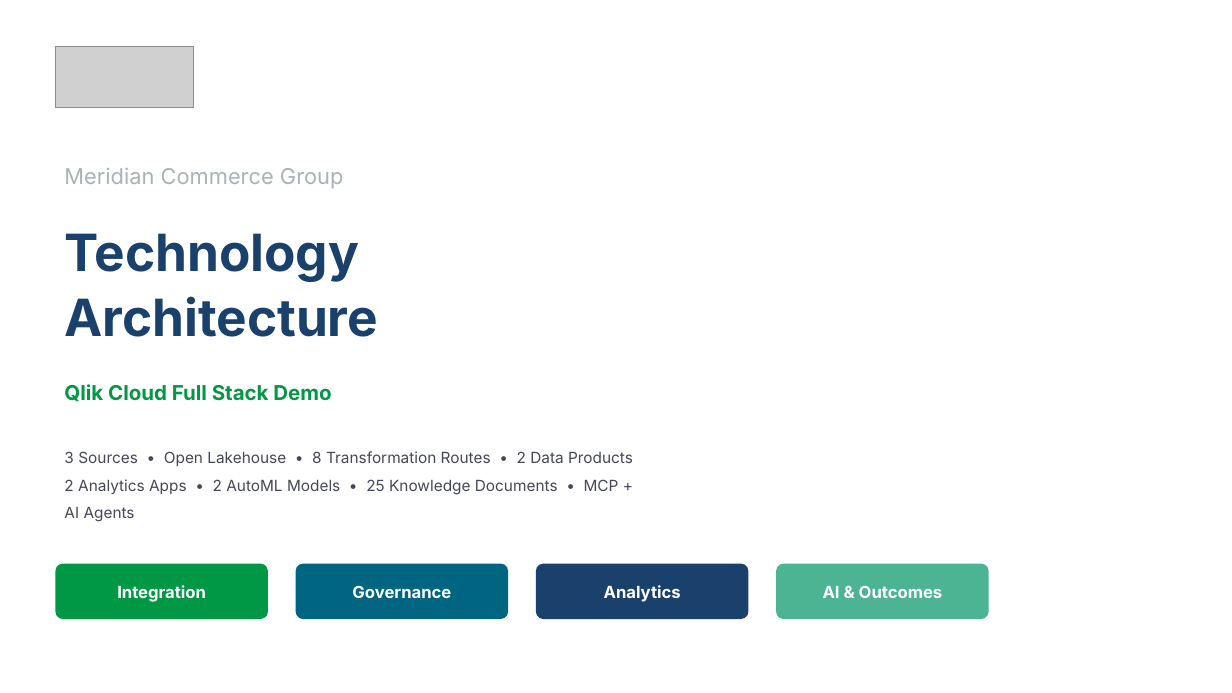
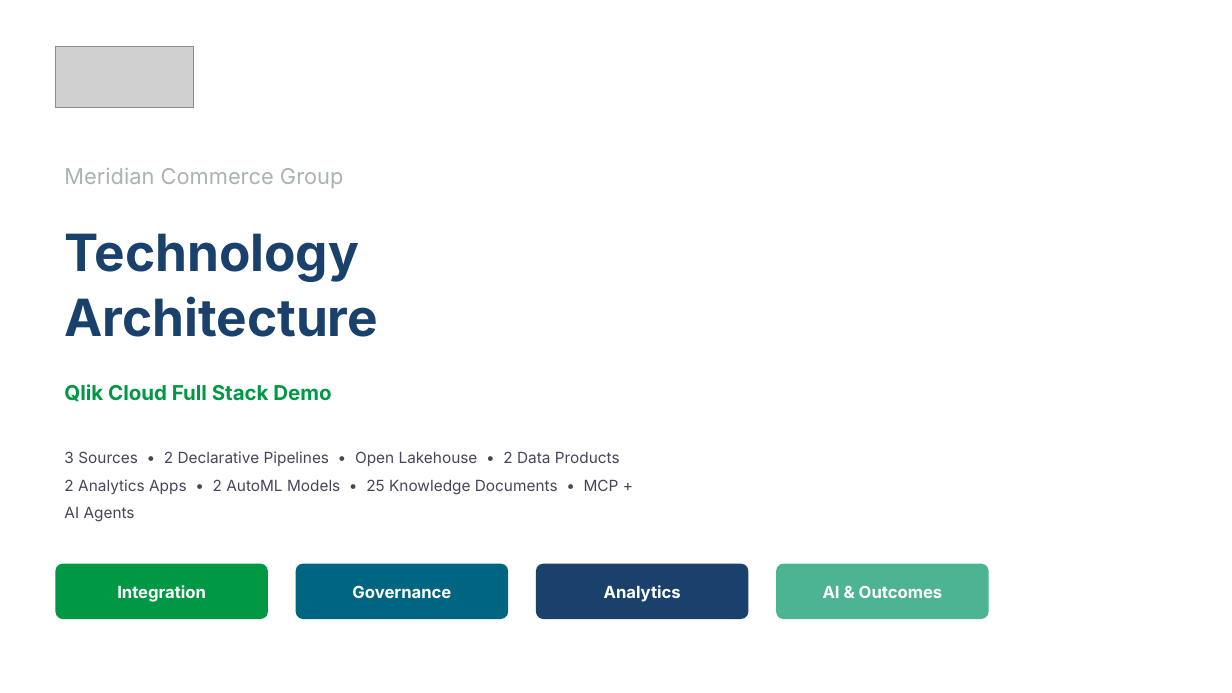
Before and after one commit to robertschoenfeldqlik/meridan_retail_group_qlik_demo_assets, a slide deck: slide 1 of MCG_Technology_Architecture.pptx. Drawn at 1232x693 pixels with LibreOffice and Linux fonts; fonts in the diff are those of the drawing; grey boxes stand for pictures; background and template pictures are left out. Boxes give left, top, right and bottom in pixels: in the first picture for what was removed or moved away, otherwise in the second. Text is boxed around its words. In the diff, an @@ line names an element or a change of style, - is before the commit and + after.

```diff
--- a/MCG_Technology_Architecture.pptx
+++ b/MCG_Technology_Architecture.pptx
@@ text at (64, 451, 620, 466): text changed @@
-3 Sources • Open Lakehouse • 8 Transformation Routes • 2 Data Products
+3 Sources • 2 Declarative Pipelines • Open Lakehouse • 2 Data Products
```
Also in this commit, not shown: 2 other slides changed, 17 other files.
